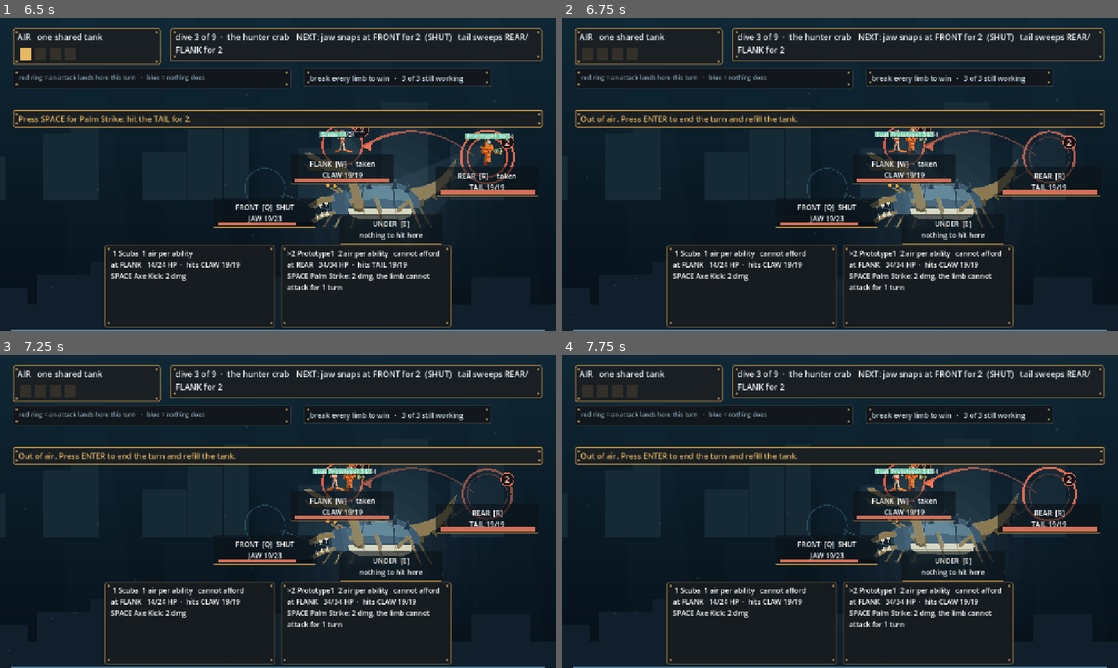
Above: before the commit, frames 1-4 (two rows, left to right).
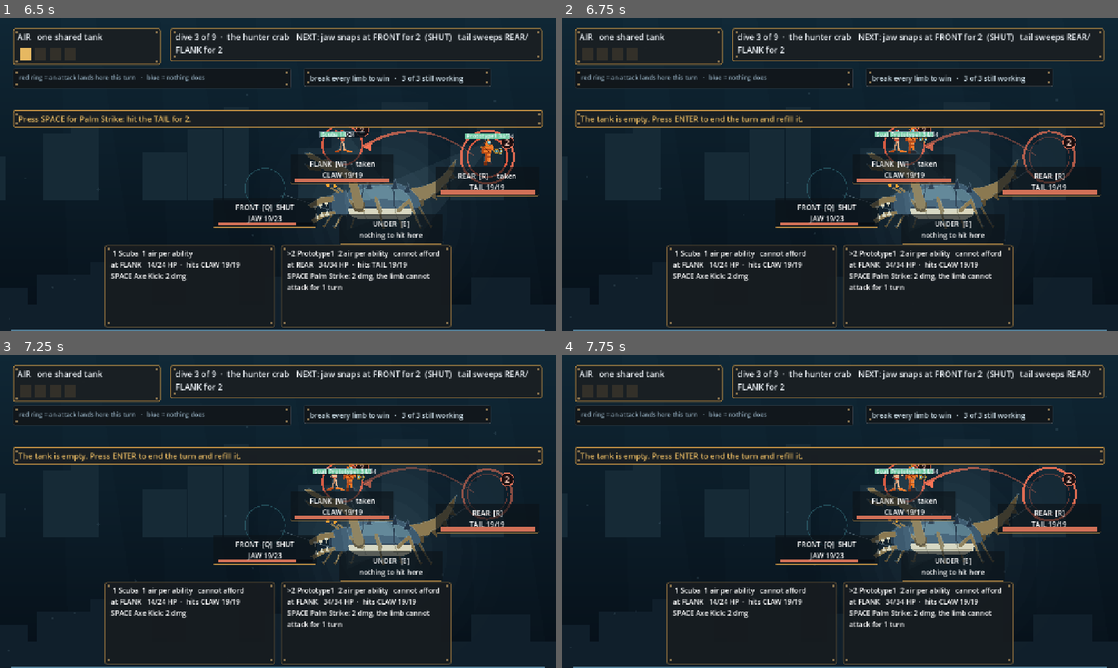
Above: after the commit, the same moments.

Repository: ImmortalDemonGod/salvage
Game: Godot game, scene res://game/main.tscn
The game is run twice, just before and just after one commit, with the same random seed, the same clock (stepped at 60 frames per second) and the same inputs.
Inputs (mouse positions are in pixels of both pictures, inside the frame that each line leads up to):
- Up to frame 1 (6.5 s): tap Enter every 0.75 s from 0.5 to 4.25 s; move the mouse to (400, 158) at 0.52 s; hold W 0.53-1.25 s; tap 1 at 0.6 s; click (400, 158) at 0.67 s; tap Space at 0.77, 3.77 s; drag from (166, 190) to (250, 237) at 1.27 s; move the mouse to (333, 105) at 2.02 s; hold W 2.03-2.75 s; tap 3 at 2.1 s; drag from (250, 237) to (111, 127) at 2.77 s; move the mouse to (444, 221) at 3.52 s; tap Q at 3.6 s; drag from (111, 127) to (194, 96) at 4.27 s; move the mouse to (305, 174) at 5.02 s; tap R at 5.1 s; click (305, 174) at 5.17 s; drag from (194, 96) to (166, 190) at 5.77 s
- Up to frame 2 (6.75 s): move the mouse to (962, 158) at 6.52 s; hold W from 6.53 s (still down); tap F at 6.6 s
- Up to frame 3 (7.25 s): keep holding W; tap Space at 6.77 s
- Up to frame 4 (7.75 s): release W at 7.25 s; drag from (728, 527) to (812, 574) at 7.27 s

Frame 1 is identical in both runs. In frame 2, 0.5% of the frame differs, in the area x 3-44%, y 31-34%; in frame 3, 0.5%; in frame 4, 0.5%.

Commit message:
clamp the readouts under the prompt band, and log an attempt that failed
The prompt band is lower than the control strip it sits beside, and the
diver bars did not know: Proto5's was cut in half by it. Both readouts
clamp to a declared panel floor now.

ATTEMPTED AND REVERTED, recorded because the finding behind it is real.
He said: all I'm doing is clicking space and enter over and over again,
this isn't very fun. Part of that is a keypress the game was making him
perform for nothing -- when the tank is empty nobody can act, so ENTER was
a formality every single turn. I made the turn end itself.

It broke every replay. The browser applies that rule once per frame and
the recorded key path applies it once per action, so the two drift a turn
apart, and the gallery could no longer prove the game is playable start to
finish. I tried it with a pause and without one; both desynced. Removing
one keypress is not worth losing the only instrument that proves a human
can get from the first screen to the last.

So the repetitiveness stays open, and it stays a DESIGN problem: if the
best move is attack, attack, end turn, then no amount of shortening the
input will make that interesting. Logged for the next pass rather than
papered over.

Diff:
--- a/game/main.gd
+++ b/game/main.gd
@@ -570,7 +570,7 @@
 				return "%s is down. Press %d to take over %s." % [d.dname, int(o.id) + 1, o.dname]
 		return ""
 	if combat.air <= 0:
-		return "Out of air. Press ENTER to end the turn and refill the tank."
+		return "The tank is empty. Press ENTER to end the turn and refill it."
 	if float(d.hp) / max(1.0, float(d.max_hp)) <= 0.34:
 		return "%s is at %d of %d and will go down soon. Move somewhere nothing is announced, or finish the limb that is hitting them." % [
 			d.dname, int(d.hp), int(d.max_hp)]
